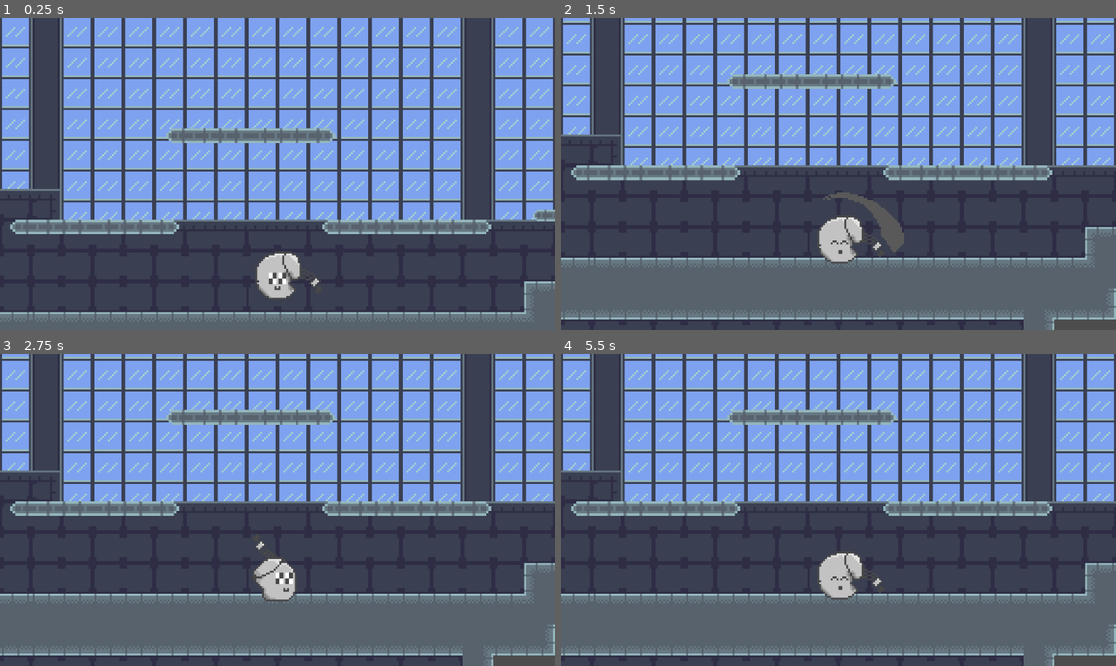
Above: before the commit, frames 1-4 (two rows, left to right).
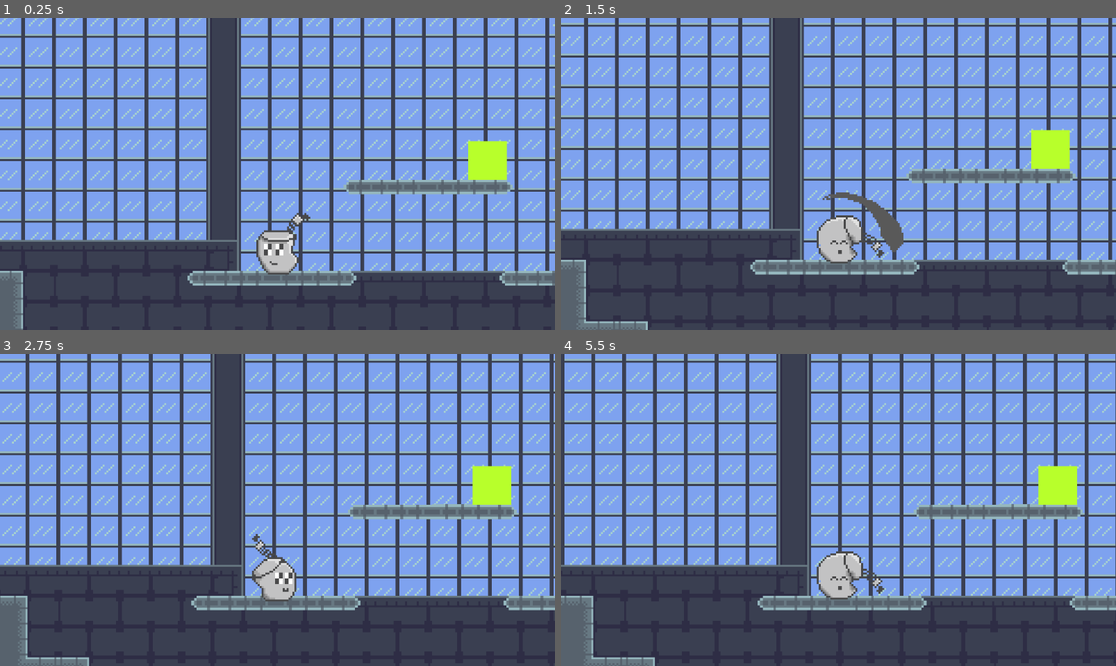
Above: after the commit, the same moments.

Repository: HercMakesThings/godot_platformer_study
Game: Godot game, scene res://scenes/game.tscn
Same seed, same stepped clock (60 frames per second), same inputs: the game is played once before the commit and once after it.
Inputs (mouse positions are in pixels of both pictures, inside the frame that each line leads up to):
- Up to frame 1 (0.25 s): no input
- Up to frame 2 (1.5 s): move the mouse to (960, 158) at 0.52 s; press the mouse at (960, 158) at 0.53 s; hold D (run_right_test) from 0.53 s (still down); tap Space (jump_test) at 0.77 s; move the mouse to (727, 189) at 1.27 s; release the mouse at (727, 189) at 1.28 s; click (727, 189) at 1.35 s
- Up to frame 3 (2.75 s): tap Space (jump_test) at 1.52 s; move the mouse to (333, 441) at 2.02 s; release D (run_right_test) at 2.03 s; press the mouse at (333, 441) at 2.03 s; hold A (run_left_test) from 2.03 s (still down)
- Up to frame 4 (5.5 s): move the mouse to (810, 572) at 2.77 s; release A (run_left_test) at 2.78 s; release the mouse at (810, 572) at 2.78 s; hold D (run_right_test) 2.78-4.28 s; click (810, 572) at 2.85 s; tap Space (jump_test) at 3.02, 3.77, 4.52 s; move the mouse to (1005, 556) at 3.52 s; press the mouse at (1005, 556) at 3.53 s; move the mouse to (672, 463) at 4.27 s; release the mouse at (672, 463) at 4.28 s; hold A (run_left_test) 4.28-5.03 s; click (672, 463) at 4.35 s; move the mouse to (866, 510) at 5.02 s; press the mouse at (866, 510) at 5.03 s; hold D (run_right_test) from 5.03 s (still down)

The runs differ from the first frame. In frame 1, 56% of the frame differs, in the area x 0-100%, y 0-100%; in frame 2, 65%; in frame 3, 64%; in frame 4, 61%.

Commit message:
new commit 1

Diff:
--- /dev/null
+++ b/scenes/enemy_basic.tscn
@@ -0,0 +1,41 @@
+[gd_scene load_steps=5 format=3 uid="uid://nj581ku4ihqa"]
+
+[ext_resource type="Script" path="res://scripts/enemy_basic.gd" id="1_71vql"]
+[ext_resource type="Script" path="res://scripts/hitbox_base.gd" id="2_kk5ju"]
+
+[sub_resource type="RectangleShape2D" id="RectangleShape2D_enhg1"]
+
+[sub_resource type="CircleShape2D" id="CircleShape2D_ceh77"]
+
+[node name="EnemyBasic" type="CharacterBody2D"]
+collision_layer = 8
+collision_mask = 15
+script = ExtResource("1_71vql")
+
+[node name="CollisionShape2D2" type="CollisionShape2D" parent="."]
+shape = SubResource("RectangleShape2D_enhg1")
+debug_color = Color(0.0303454, 0.586199, 0.769096, 0.42)
+
+[node name="ColorRect" type="ColorRect" parent="."]
+offset_left = -10.0
+offset_top = -10.0
+offset_right = 10.0
+offset_bottom = 10.0
+color = Color(0.723333, 1, 0.17, 1)
+
+[node name="enemy_hurtbox" type="Area2D" parent="."]
+
+[node name="CollisionShape2D" type="CollisionShape2D" parent="enemy_hurtbox"]
+shape = SubResource("RectangleShape2D_enhg1")
+debug_color = Color(0.0303454, 0.586199, 0.769096, 0.42)
+
+[node name="enemy_hitbox" type="Area2D" parent="." groups=["atk_hitbox_group"]]
+collision_layer = 9
+collision_mask = 15
+script = ExtResource("2_kk5ju")
+
+[node name="CollisionShape2D" type="CollisionShape2D" parent="enemy_hitbox"]
+z_index = 3
+position = Vector2(-10, -10)
+shape = SubResource("CircleShape2D_ceh77")
+debug_color = Color(0.938126, 0.21301, 0.33713, 0.42)
--- a/scenes/game.tscn
+++ b/scenes/game.tscn
@@ -1,9 +1,10 @@
-[gd_scene load_steps=10 format=3 uid="uid://c1kr60d6s7gha"]
+[gd_scene load_steps=11 format=3 uid="uid://c1kr60d6s7gha"]
 
 [ext_resource type="PackedScene" uid="uid://cyyv6s252qdk7" path="res://scenes/player.tscn" id="1_efwp1"]
 [ext_resource type="Texture2D" uid="uid://2g1oqqy0hmw6" path="res://assets/sprites/flushyGameTileset2-Sheet.png" id="1_n15df"]
 [ext_resource type="PackedScene" uid="uid://ck61gkeynns21" path="res://scenes/platform_test.tscn" id="3_fnmy7"]
 [ext_resource type="PackedScene" uid="uid://dmxyajsvknhfv" path="res://scenes/platform_basic_1.tscn" id="4_c31sl"]
+[ext_resource type="PackedScene" uid="uid://nj581ku4ihqa" path="res://scenes/enemy_basic.tscn" id="5_whekb"]
 
 [sub_resource type="TileSetAtlasSource" id="TileSetAtlasSource_bybem"]
 texture = ExtResource("1_n15df")
@@ -349,11 +350,26 @@
 
 [node name="Player" parent="." instance=ExtResource("1_efwp1")]
 z_index = 3
+position = Vector2(-92, -22)
+collision_layer = 15
+collision_mask = 15
 
 [node name="Camera2D" type="Camera2D" parent="Player"]
 position = Vector2(0, -35.445)
 zoom = Vector2(4, 4)
 position_smoothing_enabled = true
+
+[node name="platform_basic1" parent="." instance=ExtResource("4_c31sl")]
+position = Vector2(-95, 3.81)
+scale = Vector2(0.01, 0.01)
+
+[node name="platform_basic2" parent="." instance=ExtResource("4_c31sl")]
+position = Vector2(67, 3.81)
+scale = Vector2(0.01, 0.01)
+
+[node name="platform_basic3" parent="." instance=ExtResource("4_c31sl")]
+position = Vector2(-13.94, -43.55)
+scale = Vector2(0.01, 0.01)
 
 [node name="platform_test" parent="." instance=ExtResource("3_fnmy7")]
 position = Vector2(66, 8)
@@ -364,14 +380,6 @@
 }
 autoplay = "move"
 
-[node name="platform_basic1" parent="." instance=ExtResource("4_c31sl")]
-position = Vector2(-95, 3.81)
-scale = Vector2(0.01, 0.01)
-
-[node name="platform_basic2" parent="." instance=ExtResource("4_c31sl")]
-position = Vector2(67, 3.81)
-scale = Vector2(0.01, 0.01)
-
-[node name="platform_basic3" parent="." instance=ExtResource("4_c31sl")]
-position = Vector2(-13.94, -43.55)
-scale = Vector2(0.01, 0.01)
+[node name="EnemyBasic" parent="." instance=ExtResource("5_whekb")]
+position = Vector2(17, -63)
+collision_layer = 9
--- a/scenes/player.tscn
+++ b/scenes/player.tscn
@@ -12,6 +12,7 @@
 [ext_resource type="Script" path="res://scripts/player_jump_squat.gd" id="9_hhvrr"]
 [ext_resource type="Script" path="res://scenes/PlayerBasicAttack.gd" id="10_q08rp"]
 [ext_resource type="PackedScene" uid="uid://cl6f5342w14nm" path="res://scenes/hitbox.tscn" id="12_3dntq"]
+[ext_resource type="Script" path="res://scripts/PlayerDamaged.gd" id="12_7jsp1"]
 
 [sub_resource type="AtlasTexture" id="AtlasTexture_ig227"]
 atlas = ExtResource("3_ruck4")
@@ -28,6 +29,10 @@
 [sub_resource type="AtlasTexture" id="AtlasTexture_3q3wk"]
 atlas = ExtResource("3_ruck4")
 region = Rect2(0, 64, 64, 64)
+
+[sub_resource type="AtlasTexture" id="AtlasTexture_01riv"]
+atlas = ExtResource("3_ruck4")
+region = Rect2(64, 128, 64, 64)
 
 [sub_resource type="AtlasTexture" id="AtlasTexture_lcnnc"]
 atlas = ExtResource("1_xu7rx")
@@ -86,6 +91,14 @@
 }, {
 "frames": [{
 "duration": 1.0,
+"texture": SubResource("AtlasTexture_01riv")
+}],
+"loop": true,
+"name": &"damaged",
+"speed": 5.0
+}, {
+"frames": [{
+"duration": 1.0,
 "texture": SubResource("AtlasTexture_lcnnc")
 }, {
 "duration": 1.0,
@@ -137,20 +150,37 @@
 "speed": 6.0
 }]
 
+[sub_resource type="CapsuleShape2D" id="CapsuleShape2D_ajj7l"]
+radius = 10.9994
+height = 26.0195
+
 [sub_resource type="CircleShape2D" id="CircleShape2D_onhl1"]
-radius = 8.0
+radius = 9.05539
 
 [node name="Player" type="CharacterBody2D"]
+collision_layer = 9
+collision_mask = 13
 script = ExtResource("1_dt3sa")
 
 [node name="AnimatedSprite2D" type="AnimatedSprite2D" parent="."]
 position = Vector2(3, -5)
 sprite_frames = SubResource("SpriteFrames_32tf0")
-animation = &"walk_right"
+animation = &"damaged"
 offset = Vector2(6.01, -15.445)
 script = ExtResource("5_sssnf")
 
+[node name="Hurtbox" type="Area2D" parent="."]
+position = Vector2(18, -12)
+rotation = -0.565487
+
+[node name="CollisionShape2D" type="CollisionShape2D" parent="Hurtbox"]
+position = Vector2(-19.4845, -2.89027)
+rotation = 0.575959
+shape = SubResource("CapsuleShape2D_ajj7l")
+debug_color = Color(0.579752, 0.550922, 0.0927658, 0.42)
+
 [node name="CollisionShape2D" type="CollisionShape2D" parent="."]
+position = Vector2(0, 9.53674e-07)
 shape = SubResource("CircleShape2D_onhl1")
 
 [node name="FSM" type="Node" parent="." node_paths=PackedStringArray("initial_state")]
@@ -172,6 +202,12 @@
 [node name="PlayerBasicAttack" type="Node" parent="FSM"]
 script = ExtResource("10_q08rp")
 
+[node name="PlayerDamaged" type="Node" parent="FSM"]
+script = ExtResource("12_7jsp1")
+
 [node name="Hitbox" parent="." instance=ExtResource("12_3dntq")]
+visible = false
 position = Vector2(18, -12)
 rotation = -0.565487
+
+[connection signal="area_entered" from="Hurtbox" to="." method="_on_hurtbox_area_entered"]
--- a/scripts/Hitbox.gd
+++ b/scripts/Hitbox.gd
@@ -2,6 +2,10 @@
 
 @onready var player = $".."
 
+var dmg: float = 15
+var kb_angle: Vector2 = Vector2(1,2).normalized()
+
+var xoff = 18
 # Called when the node enters the scene tree for the first time.
 func _ready():
 	print("ready from hitbox!")
@@ -12,15 +16,32 @@
 func _process(delta):
 	pass
 	#if player.dir != 0:
-		#position.x = position.x * player.dir
+		#position.x = position.x * player.dir * 60 * delta
+	#else:
+		#position.x = position.x * player.prev_dir * 60 * delta
 
 func _physics_process(delta):
 	#pass
-	print("player direction: " + str(player.dir))
+	#print("player direction: " + str(player.dir))
+	#print("x position: " + str(position.x))
 	if player.dir != 0:
-		position.x = position.x * player.dir * delta * 60
-	#else:
-		#position.x = position.x * player.prev_dir
+		#position.x = (position.x * player.dir) * delta
+		#if player.dir == 1:
+			#position.x = position.x - (position.x * 2 * player.dir)
+		if player.dir == 1:
+			#rotation = 0
+			#set_rotation(PI/2)
+			set_rotation(0.5585)
+		else:
+			#rotation = 90
+			#set_rotation(0)
+			set_rotation(-0.5585)
+		position.x = xoff * player.dir
+	else:
+		#position.x = (position.x * player.prev_dir) * delta
+		#position.x = position.x - (position.x * 2 * player.prev_dir)
+		position.x = xoff * player.prev_dir
 
 func _on_body_entered(body):
-	print("ping!")
+	#print("ping!")
+	pass
--- /dev/null
+++ b/scripts/PlayerDamaged.gd
@@ -0,0 +1,29 @@
+extends State
+class_name PlayerDamaged
+
+@onready var player = $"../.."
+@onready var animated_sprite = $"../../AnimatedSprite2D"
+
+signal is_in_hitlag
+signal is_in_hitstun
+
+var dmg_frames: int
+
+func Enter():
+	dmg_frames = 0
+
+func Update(_delta: float):
+	if dmg_frames < 4:
+		animated_sprite.play("damaged")
+		is_in_hitlag.emit(_delta)
+
+	if dmg_frames >= 5:
+		animated_sprite.play("damaged")
+		is_in_hitstun.emit(_delta)
+
+	if dmg_frames > 25:
+		state_transition.emit(self, "PlayerIdle")
+	dmg_frames = dmg_frames + 1
+
+func Exit():
+	pass
--- /dev/null
+++ b/scripts/enemy_basic.gd
@@ -0,0 +1,15 @@
+extends CharacterBody2D
+class_name EnemyBasic
+
+#var dmg: float = 15
+
+# Get the gravity from the project settings to be synced with RigidBody nodes.
+var gravity = ProjectSettings.get_setting("physics/2d/default_gravity")
+
+
+func _physics_process(delta):
+	# Add the gravity.
+	if not is_on_floor():
+		velocity.y += gravity * delta
+
+	move_and_slide()
--- a/scripts/test_hitbox.gd
+++ b/scripts/hitbox_base.gd
@@ -1,5 +1,8 @@
 extends Area2D
+class_name HitboxBase
 
+@export_range(1,20,1) var dmg: float = 15
+@export var kb_angle: Vector2 = Vector2(1,2)
 
 # Called when the node enters the scene tree for the first time.
 func _ready():
--- a/scripts/player.gd
+++ b/scripts/player.gd
@@ -3,7 +3,7 @@
 
 #const SPEED = 200.0
 @export var speed: float = 200.0
-const MAX_SPEED: float = 200.0
+const MAX_SPEED: float = 400.0
 const JUMP_VELOCITY = -300.0
 @onready var fsm = $FSM
 var dir: int = 1
@@ -13,42 +13,56 @@
 var attack_flag: bool = false
 var fr_force = Vector2(0,0)
 var fr_threshold = 20
+var friction = 0.5
+var air_friction = 0.95
+var inertia: Vector2
+var is_running: bool
+var is_aerial: bool
 
 # Get the gravity from the project settings to be synced with RigidBody nodes.
-var gravity = ProjectSettings.get_setting("physics/2d/default_gravity")
+var GRAVITY = ProjectSettings.get_setting("physics/2d/default_gravity")
+var gravity
 
 @onready var animated_sprite = $AnimatedSprite2D
 
 func _ready():
+	gravity = GRAVITY
 	prev_dir = dir
+	inertia = Vector2(0,0)
 
 	fsm.find_child("PlayerMove").is_player_moving.connect(_on_player_moving)
 	fsm.find_child("PlayerJumpSquat").is_player_jumping.connect(_on_player_jumping)
 	fsm.find_child("PlayerBasicAttack").is_player_attacking.connect(_on_player_attacking)
+	fsm.find_child("PlayerDamaged").is_in_hitlag.connect(_on_player_under_hitlag)
+	fsm.find_child("PlayerDamaged").is_in_hitstun.connect(_on_player_under_hitstun)
 
 func _on_player_moving(direction, delta):
+	#print("hello from moving")
 	if dir != 0 and is_on_floor():
 		prev_dir = dir
 	dir = direction
+	is_running = true
 	#print("direction: " + str(direction))
 	#print("dir: " + str(dir))
 	#print("prev_dir: " + str(prev_dir))
 	var run_force = Vector2(150,0)
 	accel = calc_accel(run_force)
+	#print("horizontal accel: " + str(accel.x))
 	#velocity.x = dir * (speed * delta * 60)
-	if abs(velocity.x) < MAX_SPEED:
-		velocity.x = ((velocity.x + accel.x * dir) * delta * 60)
-	#elif abs(velocity.x) <= fr_threshold:
-		#velocity.x = 0
-	else:
-		velocity.x = dir * MAX_SPEED * delta * 60
-		accel.x = 0
+	#if abs(velocity.x) < MAX_SPEED:
+		#velocity.x = ((velocity.x + accel.x * dir) * delta * 60)
+	##elif abs(velocity.x) <= fr_threshold:
+		##velocity.x = 0
+	#else:
+		#velocity.x = dir * MAX_SPEED * delta * 60
+		#accel.x = 0
 	#if dir:
 		#velocity.x = dir * speed
 	#else:
 		#velocity.x = move_toward(velocity.x, 0, speed)
 
 func _on_player_jumping(type):
+	#print("hello from jumping")
 	#print(type)
 	if type == "high":
 		velocity.y = JUMP_VELOCITY
@@ -59,20 +73,85 @@
 	attack_flag = true
 
 func _physics_process(delta):
+	#print("hello from physics process")
 	if not is_on_floor():
+		is_aerial = true
 		velocity.y += gravity * delta
+		if velocity.x <= MAX_SPEED:
+			pass
 
 	if attack_flag and is_on_floor():
+		is_running = false
 		#velocity.x = lerp(velocity.x, float(0), 0.25)
 		#velocity.x = velocity.x * 0.80
 		velocity.x = velocity.x - (5 * dir)
 		if abs(velocity.x) < 120:
 			attack_flag = false
 			velocity.x = 0
+		#return
 	#print(attack_flag)
 	#print(velocity.x)
+	#if inertia.length() != 0:
+		#velocity = velocity + inertia
+		#inertia = inertia.lerp(Vector2(0,0), 0.1)
 
+	if is_running:
+		#velocity = velocity + accel
+		if is_on_floor():
+			#velocity = (velocity + accel * 10 * dir) * friction * delta
+			if abs(velocity.x) < MAX_SPEED * delta:
+				velocity = (velocity + accel * 30 * dir * delta * friction)
+			else:
+				velocity.x = MAX_SPEED * delta * dir * 30
+		else:
+			#velocity = (velocity + accel * 10 * dir) * air_friction * delta
+			if abs(velocity.x) < MAX_SPEED * delta:
+				velocity = (velocity + accel * 30 * dir * delta * air_friction)
+			else:
+				#velocity.x = MAX_SPEED * delta * dir * 30
+				velocity.x = move_toward(velocity.x, 0, 0.25)
+		if abs(velocity.x) == 0:
+			#velocity.x = 0
+			is_running = false
+	#is_running = false
+	else:
+		#velocity = velocity.lerp(Vector2(0,0), 0.01)
+		#velocity.x = move_toward(velocity.x, 0, 0.1)
+		velocity.x = velocity.x - (5 * dir) * delta
+		accel = accel.lerp(Vector2(0,0), 0.1)
+		print("horizontal accel: " + str(accel.x))
+	is_running = false
 	move_and_slide()
 
 func calc_accel(force: Vector2) -> Vector2:
 	return force / mass
+
+
+func _on_hurtbox_area_entered(area):
+	if area.is_in_group("atk_hitbox_group"):
+		#print("ouch!")
+		#print(area.dmg)
+		fsm.force_change_state("PlayerDamaged")
+
+func _on_player_under_hitlag(delta):
+	velocity.x = 0
+	velocity.y = 0
+	gravity = 0
+
+func _on_player_under_hitstun(delta):
+	if gravity == 0:
+		gravity = GRAVITY
+	var force = Vector2(-5,-5).normalized()
+	#var force = Vector2(-5,-5)
+	#force * 200
+	accel = calc_accel(force)
+	#if velocity.x < MAX_SPEED*1.5:
+		#velocity = (velocity + accel) * delta * 60
+		#velocity = (velocity + (accel*20) * 60 * delta)
+		#velocity.x = velocity.x - 5
+	#elif velocity.x >= MAX_SPEED:
+		#velocity.x = move_toward(MAX_SPEED, 0, 1)
+		#inertia = accel*20
+	velocity = (velocity + (accel*100) * 60 * delta)
+	inertia = accel*100
+	#inertia = accel.from_angle(get_angle_to(accel))*100
--- a/scripts/player_move.gd
+++ b/scripts/player_move.gd
@@ -58,11 +58,11 @@
 			animated_sprite.flip_h = false
 		animated_sprite.play("in_air")
 
-	if direction:
+	if direction != 0:
 		is_player_moving.emit(direction, _delta)
-	else:
-		#player.velocity.x = move_toward(player.velocity.x, 0, player.speed)
-		is_player_moving.emit(direction, _delta)
+	#else:
+		##player.velocity.x = move_toward(player.velocity.x, 0, player.speed)
+		#is_player_moving.emit(direction, _delta)
 
 func Exit():
 	pass
Not shown: 1 places in scenes/player.tscn that only renumber resources
